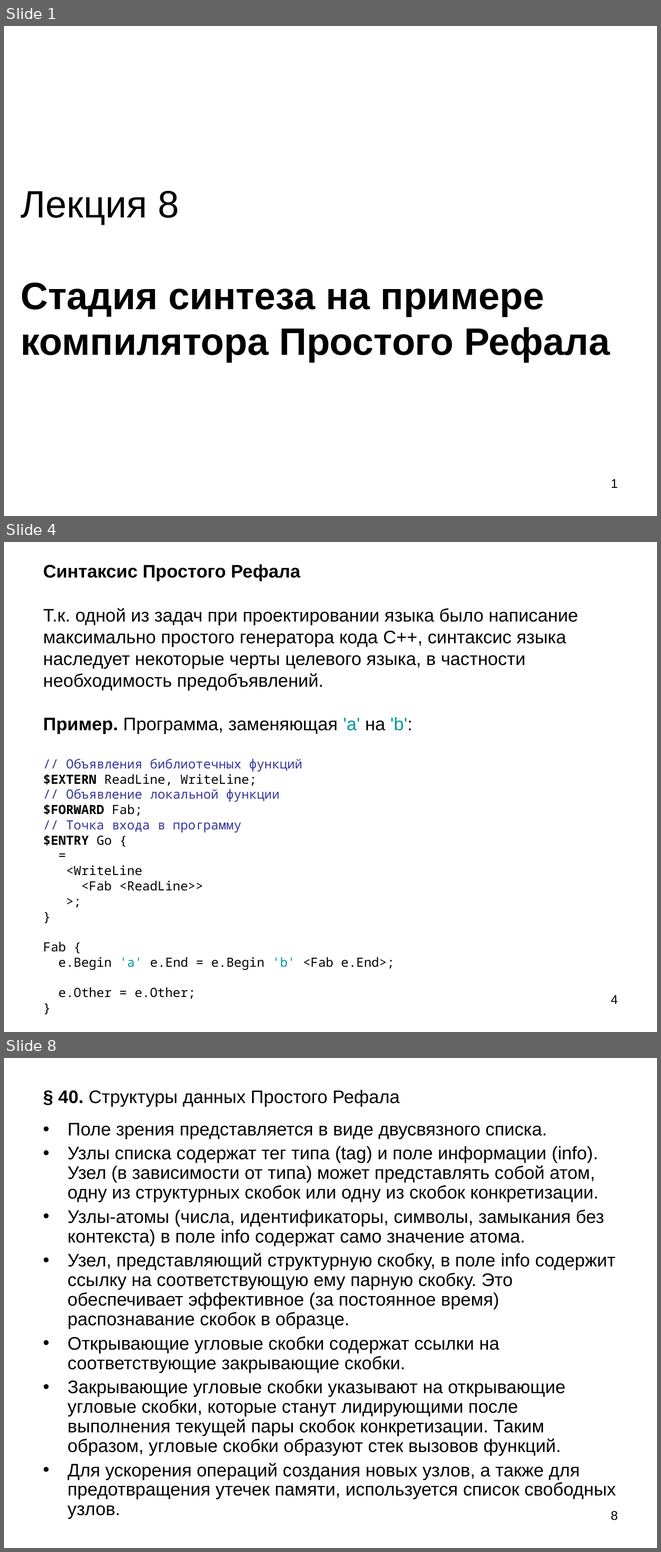
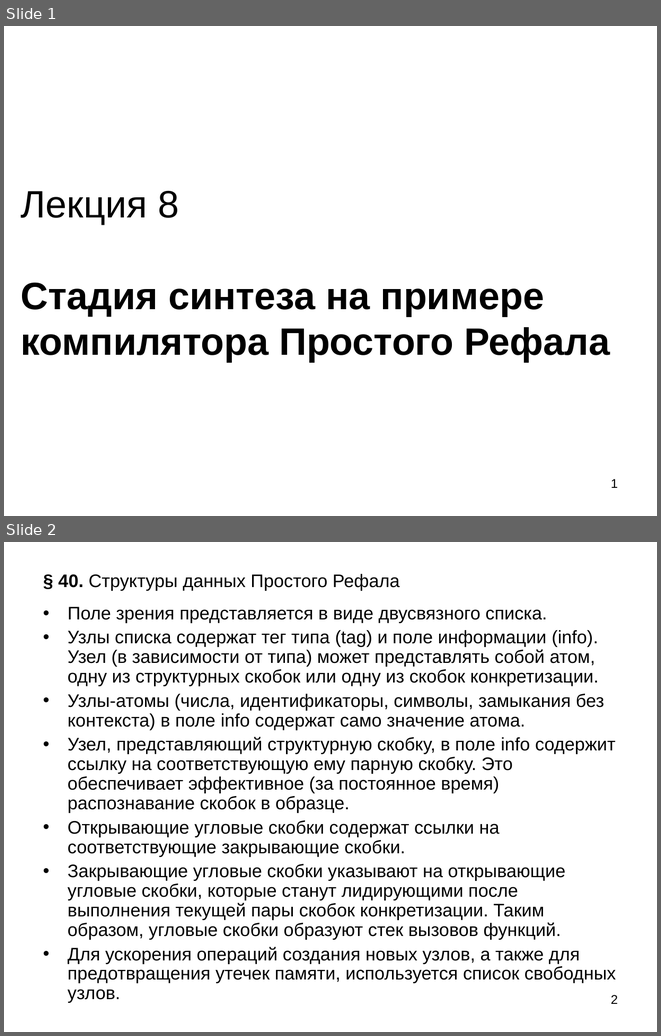
Before and after one commit to Mazdaywik/Refal-05, a slide deck: doc/Компилятор Простого Рефала.ppt. Shown one above the other, each under a label of ours: slides 1, 4 and 8 before the commit, slides 1 and 2 after it; the slides between them are not shown. The pictures are 661x1552 and 661x1036 pixels, drawn with LibreOffice and Linux fonts; fonts in the diff are those of the drawing. Boxes give left, top, right and bottom in pixels: in the first picture for what was removed or moved away, otherwise in the second. Text is boxed around its words. In the diff, an @@ line names an element or a change of style, - is before the commit and + after.

```diff
--- a/doc/Компилятор Простого Рефала.ppt
+++ b/doc/Компилятор Простого Рефала.ppt
@@ slide 4 removed at bbox=[4, 542, 657, 1032], background #FFFFFF @@
@@ title removed at bbox=[43, 564, 578, 999] @@
-Синтаксис Простого Рефала
-Т.к. одной из задач при проектировании языка было написание максимально простого генератора кода C++, синтаксис языка наследует некоторые черты целевого языка, в частности необходимость предобъявлений.
-Пример. Программа, заменяющая 'a' на 'b':
-// Объявления библиотечных функций
-$EXTERN ReadLine, WriteLine;
-// Объявление локальной функции
-$FORWARD Fab;
-// Точка входа в программу
-$ENTRY Go {
-=
-<WriteLine
-<Fab <ReadLine>>
->;
-}
-Fab {
-e.Begin 'a' e.End = e.Begin 'b' <Fab e.End>;
-e.Other = e.Other;
-}
@@ page number removed at bbox=[611, 995, 618, 1004] @@
-4
@@ what was slide 8 is now slide 2 @@
@@ page number at bbox=[611, 995, 618, 1004]: text changed @@
-8
+2
```
Also in this commit, not shown: 1 slide changed, 13 other slides removed.
